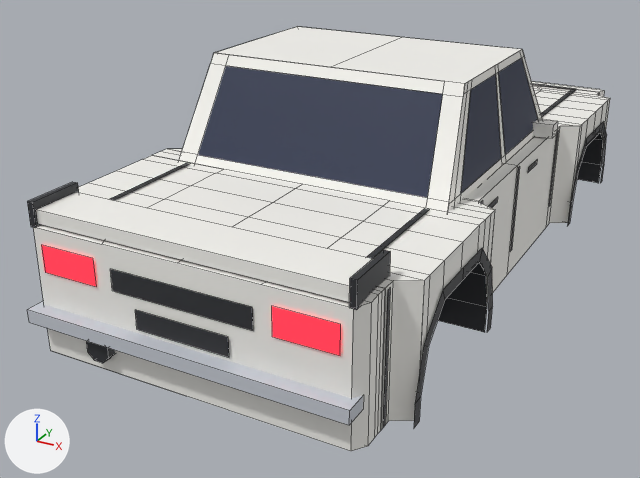
One commit to the FBX model assets/meshes/yama/Yama.fbx: the scene before it, then after it.
Camera for both pictures: a 50 mm camera at (6.91, -15.07, 5.81) aimed at (-0.72, -1.2, -1.13). The lights are fixed; the arrows at lower left show +X, +Y and +Z. The first picture is the older version. Mesh edges are drawn as thin lines.

Objects in the first picture: 'Bumper', 'BumperRear', 'Door_FR', 'Fender_FR', 'Fender_RR', 'Opt_Wing_Rally_WingBlade', 'Pillars', 'RearWindow', 'Roof', 'TailGarnish', 'Trunk', 'Window_RR' and 19 more.
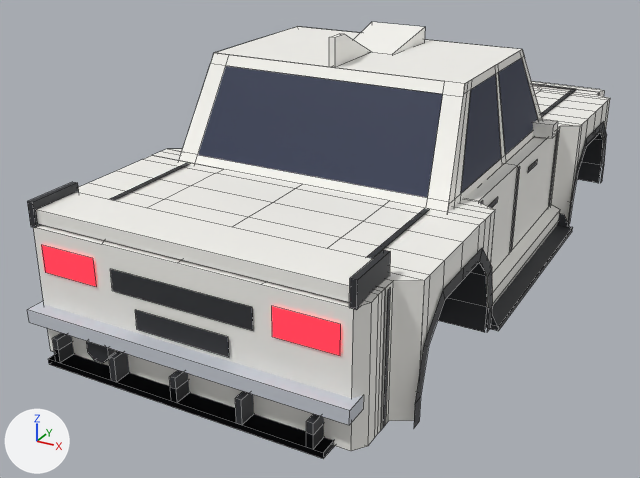
What differs and where, as boxes (x1, y1, x2, y2) in the pictures (640 x 478 px):
'Opt_Diffuser_Race_AccDiffuserRace', added: after (48, 333, 334, 459)
'Opt_Skirts_Blade_AccSideBlade_R', added: after (485, 213, 573, 331)
'Opt_Skirts_Side_AccSkirt_R', added: after (487, 205, 560, 307)
'Opt_Roof_Scoop_AccRoofScoop', added: after (354, 22, 425, 54)
'Opt_Diffuser_Road_AccDiffuser', added: after (50, 342, 334, 459)
'Opt_Roof_Fin_AccSharkFin', added: after (329, 34, 371, 67)

What changed in the scene script:
```text
Add me_opt_skirts_side_accskirt_r:
    me_opt_skirts_side_accskirt_r.from_pydata([(2.8, 2.4, -1.46), (2.96, 2.4, -1.46), (2.96, -2.4, -1.46), (2.8, -2.4, -1.46), (3.0, 2.4, -1.3), (3.0, -2.4, -1.3), (3.0, 2.4, -1.06), (3.0, -2.4, -1.06), (2.8, 2.4, -0.98), (2.8, -2.4, -0.98)], [], [(0, 1, 2, 3), (1, 4, 5, 2), (4, 6, 7, 5), (6, 8, 9, 7), (8, 6, 4, 1, 0), (3, 2, 5, 7, 9)])
    me_opt_skirts_side_accskirt_r.materials.append(mat_body)  # white #f7f6f1
Add me_opt_roof_scoop_accroofscoop:
    me_opt_roof_scoop_accroofscoop.from_pydata([(-0.48, -0.75, 2.5), (0.48, -0.75, 2.5), (0.55, 0.55, 2.78), (-0.55, 0.55, 2.78), (0.55, 0.55, 2.48), (0.48, -0.75, 2.48), (-0.48, -0.75, 2.48), (-0.55, 0.55, 2.48)], [], [(0, 1, 2, 3), (4, 2, 1, 5), (6, 0, 3, 7)])
    me_opt_roof_scoop_accroofscoop.materials.append(mat_body)  # white #f7f6f1
Add me_opt_roof_fin_accsharkfin:
    me_opt_roof_fin_accsharkfin.from_pydata([(0.05, -1.75, 2.98), (0.05, -2.1, 2.98), (0.05, -2.1, 2.49), (0.05, -0.675, 2.49), (-0.05, -0.675, 2.49), (-0.05, -2.1, 2.49), (-0.05, -2.1, 2.98), (-0.05, -1.75, 2.98)], [], [(0, 1, 2, 3), (4, 5, 6, 7), (6, 1, 0, 7), (7, 0, 3, 4), (5, 2, 1, 6)])
    me_opt_roof_fin_accsharkfin.materials.append(mat_body)  # white #f7f6f1
Add ob_opt_skirts_side_accskirt_r:
    ob_opt_skirts_side_accskirt_r = bpy.data.objects.new('Opt_Skirts_Side_AccSkirt_R', me_opt_skirts_side_accskirt_r)
    ob_opt_skirts_side_accskirt_r.location = (0.0, 0.0, 0.0)
Add ob_opt_roof_scoop_accroofscoop:
    ob_opt_roof_scoop_accroofscoop = bpy.data.objects.new('Opt_Roof_Scoop_AccRoofScoop', me_opt_roof_scoop_accroofscoop)
    ob_opt_roof_scoop_accroofscoop.location = (0.0, 0.0, 0.0)
Add ob_opt_diffuser_race_accdiffuserrace:
    ob_opt_diffuser_race_accdiffuserrace = bpy.data.objects.new('Opt_Diffuser_Race_AccDiffuserRace', me_opt_diffuser_race_accdiffuserrace)  # a box spanning x -2.4..2.4, y -6.79..-5.89, z -1.44..-1.34; a box spanning x -2.25..-2.15, y -6.79..-5.89, z -1.34..-0.94; a box spanning x -1.15..-1.05, y -6.79..-5.89, z -1.34..-0.94; a box spanning x -0.05..0.05, y -6.79..-5.89, z -1.34..-0.94; a box spanning x 1.05..1.15, y -6.79..-5.89, z -1.34..-0.94; a box spanning x 2.15..2.25, y -6.79..-5.89, z -1.34..-0.94; in mat_trim (dark grey #2f3035)
    ob_opt_diffuser_race_accdiffuserrace.location = (0.0, 0.0, 0.0)
Add ob_opt_roof_fin_accsharkfin:
    ob_opt_roof_fin_accsharkfin = bpy.data.objects.new('Opt_Roof_Fin_AccSharkFin', me_opt_roof_fin_accsharkfin)
    ob_opt_roof_fin_accsharkfin.location = (0.0, 0.0, 0.0)
Add ob_opt_skirts_blade_accsideblade_r:
    ob_opt_skirts_blade_accsideblade_r = bpy.data.objects.new('Opt_Skirts_Blade_AccSideBlade_R', me_opt_skirts_blade_accsideblade_r)  # 16 vertices, 8 faces; spans x 2.8..3.3, y -2.4..2.4, z -1.48..-1.12; in mat_trim (dark grey #2f3035)
    ob_opt_skirts_blade_accsideblade_r.location = (0.0, 0.0, 0.0)
Add ob_opt_diffuser_road_accdiffuser:
    ob_opt_diffuser_road_accdiffuser = bpy.data.objects.new('Opt_Diffuser_Road_AccDiffuser', me_opt_diffuser_road_accdiffuser)  # a box spanning x -2.4..2.4, y -6.79..-6.24, z -1.44..-1.34; a box spanning x -2.25..-2.15, y -6.79..-6.24, z -1.34..-1.12; a box spanning x -0.05..0.05, y -6.79..-6.24, z -1.34..-1.12; a box spanning x 2.15..2.25, y -6.79..-6.24, z -1.34..-1.12; in mat_trim (dark grey #2f3035)
    ob_opt_diffuser_road_accdiffuser.location = (0.0, 0.0, 0.0)
```
